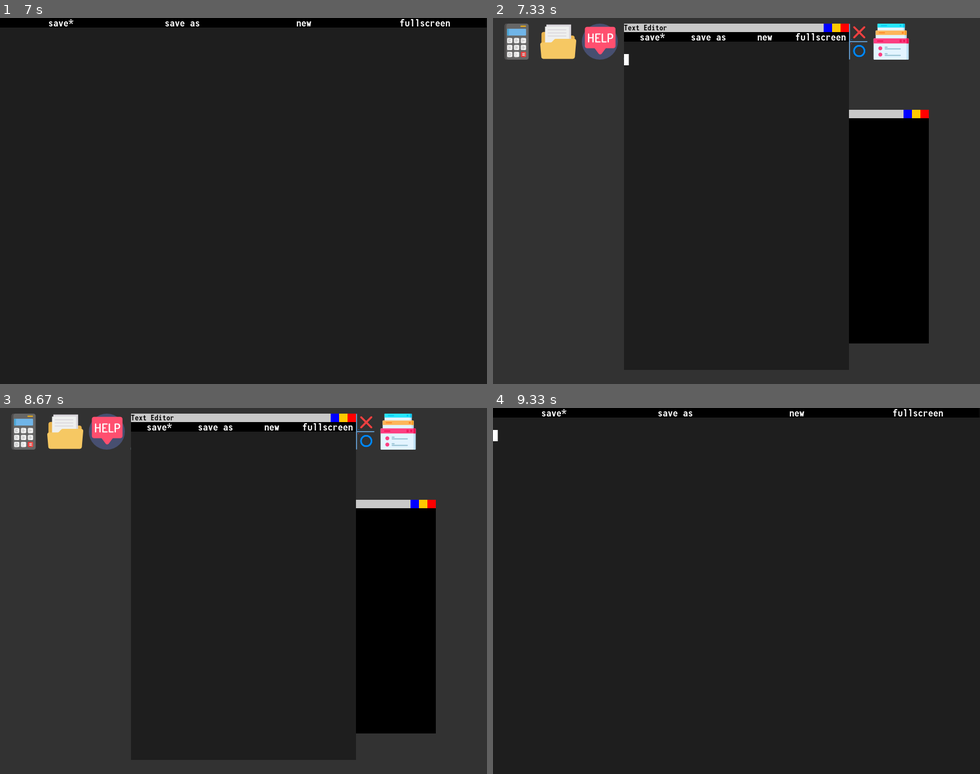
Above: before the commit, frames 1-4 (two rows, left to right).
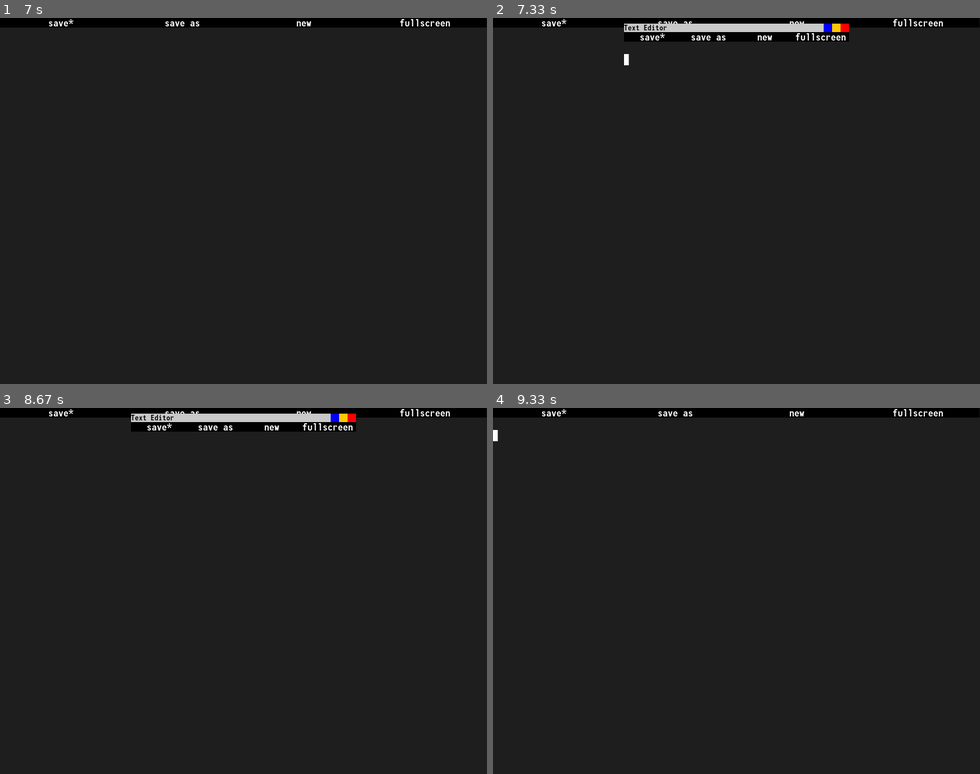
Above: after the commit, the same moments.

Repository: milktheinternet/pygameVOS
Game: pygame game, started from vos.py
Same seed, same stepped clock (60 frames per second), same inputs: the game is played once before the commit and once after it.
Inputs (mouse positions are in pixels of both pictures, inside the frame that each line leads up to):
- Up to frame 1 (7 s): press the mouse at (243, 83) at 0.37 s; move the mouse to (267, 98) at 0.47 s; release the mouse at (297, 113) at 0.6 s; press the mouse at (243, 83) at 0.7 s; move the mouse to (287, 76) at 0.8 s; release the mouse at (336, 69) at 0.93 s; press the mouse at (316, 39) at 1.03 s; move the mouse to (350, 138) at 1.13 s; release the mouse at (384, 237) at 1.27 s; press the mouse at (326, 36) at 1.37 s; move the mouse to (219, 142) at 1.47 s; release the mouse at (107, 248) at 1.6 s; tap Enter at 1.67 s; hold Up 2-2.37 s; hold Right 2.4-3.03 s; press the mouse at (58, 21) at 3.1 s; move the mouse to (189, 61) at 3.2 s; move the mouse to (321, 98) at 3.3 s; release the mouse at (321, 98) at 3.33 s; press the mouse at (297, 226) at 3.83 s; move the mouse to (297, 222) at 3.93 s; release the mouse at (297, 215) at 4.07 s; move the mouse to (58, 21) at 4.63 s; press the mouse at (58, 21) at 4.67 s; move the mouse to (87, 120) at 4.77 s; release the mouse at (116, 215) at 4.9 s; hold Right 4.97-5.43 s; press the mouse at (58, 21) at 5.83 s; move the mouse to (141, 179) at 5.93 s; release the mouse at (224, 336) at 6.07 s; move the mouse to (297, 226) at 6.63 s; press the mouse at (297, 226) at 6.67 s; move the mouse to (355, 149) at 6.77 s; release the mouse at (413, 76) at 6.9 s; move the mouse to (423, 21) at 6.97 s
- Up to frame 2 (7.33 s): press the mouse at (916, 21) at 7 s; move the mouse to (746, 80) at 7.1 s; release the mouse at (575, 135) at 7.23 s; move the mouse to (819, 36) at 7.3 s
- Up to frame 3 (8.67 s): press the mouse at (326, 426) at 7.33 s; move the mouse to (204, 514) at 7.43 s; release the mouse at (77, 605) at 7.57 s; hold Left 7.63-8.17 s; press the mouse at (423, 411) at 8.57 s
- Up to frame 4 (9.33 s): move the mouse to (804, 484) at 8.67 s; release the mouse at (692, 561) at 8.8 s; press the mouse at (736, 591) at 8.9 s; move the mouse to (692, 554) at 9 s; release the mouse at (653, 514) at 9.13 s; press the mouse at (819, 426) at 9.23 s

Frame 1 is identical in both runs. In frame 2, 15% of the frame differs, in the area x 0-100%, y 0-89%; in frame 3, 15%; in frame 4, nothing differs.

Commit message:
Does not draw background apps when not necessary

Diff:
--- a/vos.py
+++ b/vos.py
@@ -33,6 +33,8 @@
         self.LOG = ""
 
         self.set_user(user)
+
+        self.need_redraw = True
 
     def set_user(self, username):
 
@@ -227,18 +229,46 @@
                 if 'WindowApp' in app.flags:
                     self.get_app("Resizer").run(app)
 
+        had_update = False
         for app in self.running:
             if app.active:
                 app.update()
+                if 'WindowApp' in app.flags:
+                    had_update = True
+
+        # focus top app when no other apps are focused
+        if not had_update:
+            for app in reversed(self.running):
+                if 'WindowApp' in app.flags:
+                    app.focus()
+                    break
+
         self.clock.tick(60)
 
     def render(self):
+
+        if self.need_redraw:
+            self.need_redraw=False
+            self.draw()
+        else:
+            self.lazy_draw()
+        pg.display.update()
+
+    def draw(self):
         for app in self.running:
             if app.active:
                 app.render()
             else:
                 app.idle_render()
-        pg.display.update()
+
+    def lazy_draw(self):
+        for app in reversed(self.running):
+            if 'WindowApp' in app.flags:
+                if app.active:
+                    app.render()
+                else:
+                    app.idle_render()
+                break
 
 if __name__ == "__main__":
     res = (650*4//3, 650)
--- a/vos_apps.py
+++ b/vos_apps.py
@@ -116,6 +116,7 @@
 
     def focus(self):
         vos = self.vos
+        vos.need_redraw=True
         self.visible = True
 
         #stop all window apps
@@ -146,7 +147,7 @@
 
         clicked_window = point_within_rect((mx, my), self.full_rect)
 
-        if clicked_window:
+        if clicked_window and not self.active:
             self.focus()
 
         if point_within_rect((mx, my), (tabx, taby, self.res[0], tabh)):
@@ -203,6 +204,7 @@
 
     def update(self):
         if self.dragging:
+            self.vos.need_redraw=True
             mx, my = self.vos.input.mouse
             dx, dy = self.drag_from
             self.x, self.y = mx - dx, my - dy
@@ -229,6 +231,7 @@
                 self.render_tab()
             super().idle_render()
         if self.minimize_start:
+            self.vos.need_redraw=True
             delta = self.vos.time - self.minimize_start
             delta /= self.minimize_duration
             delta **= 2
